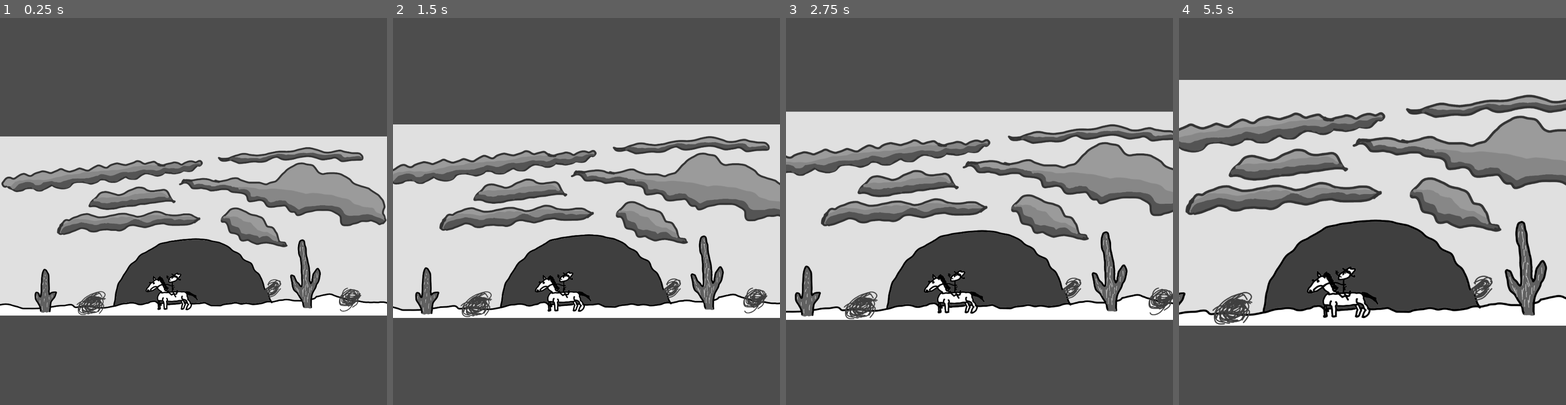
Above: before the commit, frames 1-4 (left to right).
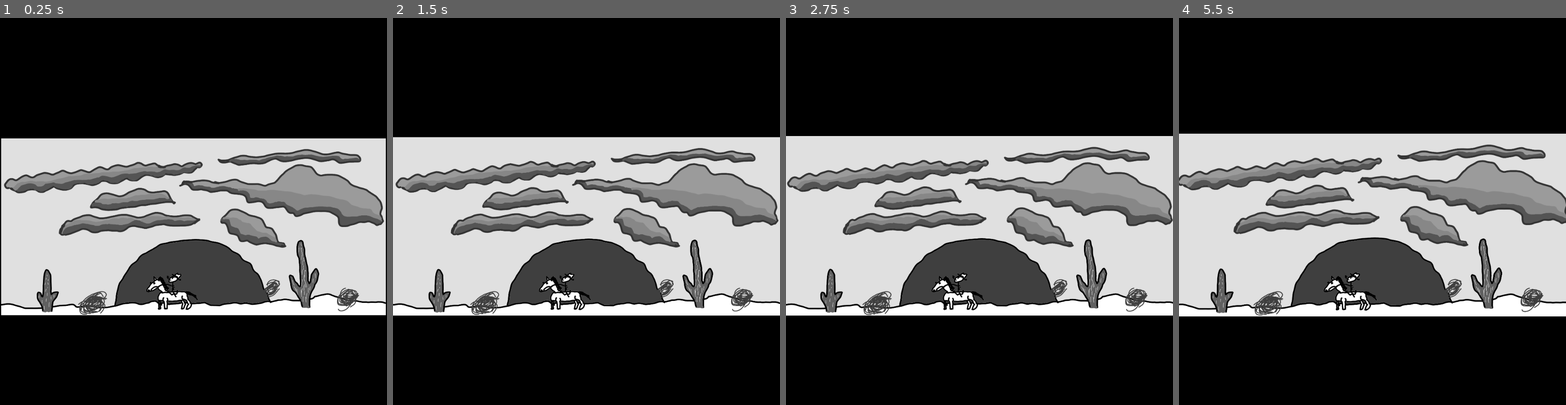
Above: after the commit, the same moments.

Repository: NihalBAnand/LD54
Game: Godot game, scene res://Scenes/Intro.tscn
Two runs of this game, one before a commit and one after it. Both use one fixed random seed, a clock stepped at 60 frames per second and the inputs below. This scene is started directly instead of the project's main scene.
Inputs:
- Up to frame 1 (0.25 s): no input
- Up to frame 2 (1.5 s): hold D (player_right) 0.53-1.28 s; tap Space (shoot) at 0.6, 1.35 s; hold A (player_left) from 1.28 s (still down)
- Up to frame 3 (2.75 s): release A (player_left) at 2.03 s; hold D (player_right) from 2.03 s (still down); tap Space (shoot) at 2.1 s
- Up to frame 4 (5.5 s): tap Space (shoot) every 0.75 s from 2.85 to 5.1 s; release D (player_right) at 3.53 s; hold A (player_left) from 3.53 s (still down)

The runs differ from the first frame. In frame 1, 61% of the frame differs, in the area x 0-100%, y 0-100%; in frame 2, 71%; in frame 3, 76%; in frame 4, 77%.

Commit message:
adjusted zoom speed on intro scene

Diff:
--- a/assets/scripts/introCamera.gd
+++ b/assets/scripts/introCamera.gd
@@ -1,6 +1,6 @@
 extends Camera2D
 
 func _process(delta):
-	zoom *= 1.001
+	zoom *= 1.0001
 	position = Vector2(500, 500 + (0.2 * (DisplayServer.window_get_size().y - (get_viewport().get_visible_rect().size.y / zoom.y))));
 	print((get_viewport().get_visible_rect().size.y / zoom.y));
--- a/project.godot
+++ b/project.godot
@@ -53,3 +53,4 @@
 
 renderer/rendering_method="gl_compatibility"
 renderer/rendering_method.mobile="gl_compatibility"
+environment/defaults/default_clear_color=Color(0, 0, 0, 1)
